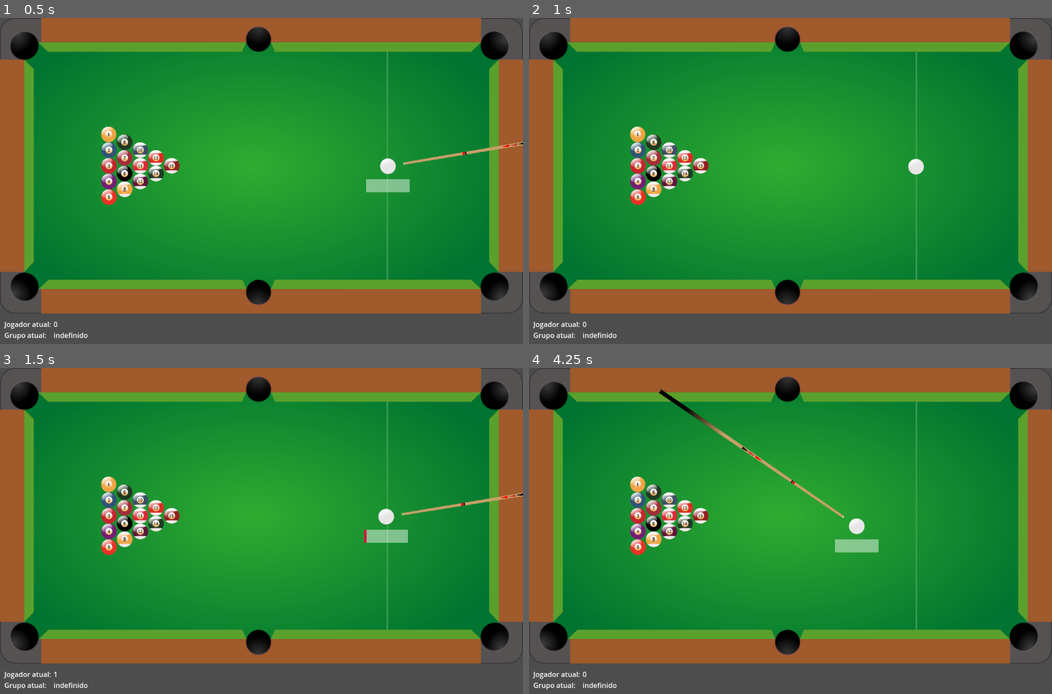
Above: before the commit, frames 1-4 (two rows, left to right).
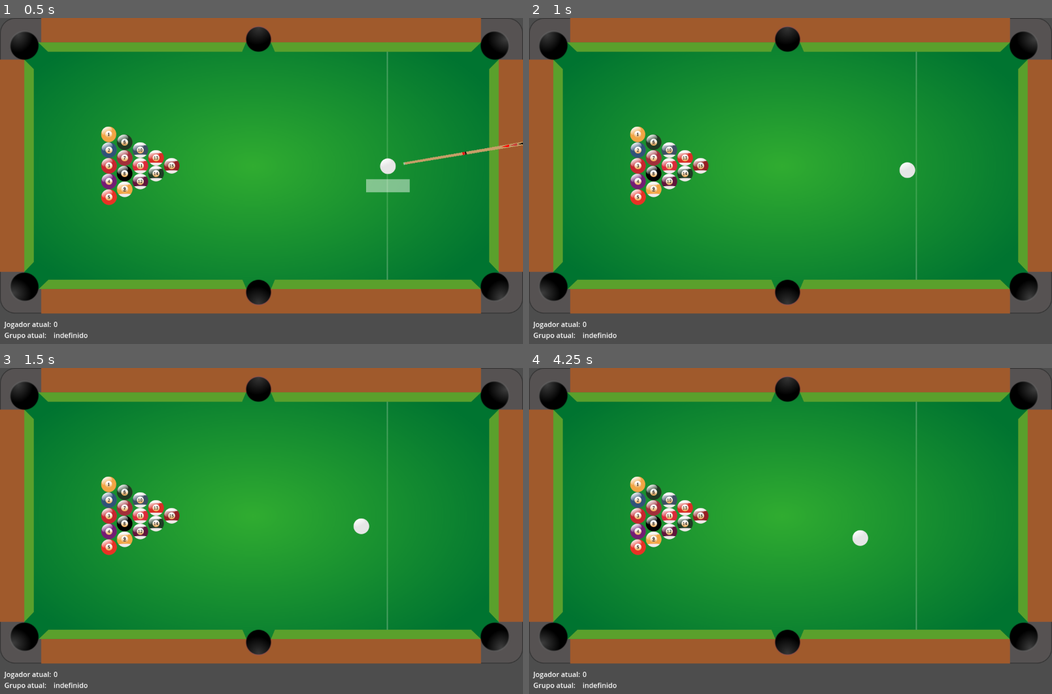
Above: after the commit, the same moments.

Repository: MathiasRLuz/Sinuca--8-Ball-Pool-
Game: Godot game, scene res://scenes/main.tscn
Two runs of this game, one before a commit and one after it. Both use one fixed random seed, a clock stepped at 60 frames per second and the inputs below.
Inputs (mouse positions are in pixels of both pictures, inside the frame that each line leads up to):
- Up to frame 1 (0.5 s): no input
- Up to frame 2 (1 s): tap Enter at 0.5 s; move the mouse to (905, 171) at 0.52 s; click (905, 171) at 0.67 s
- Up to frame 3 (1.5 s): move the mouse to (156, 553) at 1.27 s; click (156, 553) at 1.42 s
- Up to frame 4 (4.25 s): move the mouse to (842, 462) at 2.02 s; click (842, 462) at 2.17 s; move the mouse to (764, 605) at 2.77 s; click (764, 605) at 2.92 s; move the mouse to (947, 589) at 3.52 s; click (947, 589) at 3.67 s

Frame 1 is identical in both runs. In frame 2, 0.2% of the frame differs, in the area x 70-76%, y 43-50%; in frame 3, 0.8%; in frame 4, 1.0%, in the area x 24-67%, y 6-57%.

Commit message:
Update game Physics

Diff:
--- a/project.godot
+++ b/project.godot
@@ -22,8 +22,8 @@
 
 [physics]
 
+2d/default_gravity=0.0
 2d/default_gravity_vector=Vector2(0, 0)
-2d/default_linear_damp=1.5
 
 [rendering]
 
--- a/scenes/bola.tscn
+++ b/scenes/bola.tscn
@@ -1,8 +1,8 @@
 [gd_scene load_steps=4 format=3 uid="uid://drwm0yb1mdeo8"]
 
 [sub_resource type="PhysicsMaterial" id="PhysicsMaterial_yoek4"]
-friction = 0.45
-bounce = 5.0
+friction = 0.0
+bounce = 0.95
 
 [sub_resource type="CircleShape2D" id="CircleShape2D_ecgr8"]
 radius = 18.0278
@@ -11,7 +11,13 @@
 radius = 18.0
 
 [node name="Bola" type="RigidBody2D" groups=["bolas"]]
+mass = 1.5
 physics_material_override = SubResource("PhysicsMaterial_yoek4")
+gravity_scale = 0.0
+can_sleep = false
+max_contacts_reported = 1
+contact_monitor = true
+linear_damp = 0.7
 
 [node name="Sprite2D" type="Sprite2D" parent="."]
 texture_filter = 1
--- a/scenes/main.gd
+++ b/scenes/main.gd
@@ -5,7 +5,7 @@
 var ball_images := []
 var cue_ball
 const START_POS := Vector2(890,340)
-const MAX_POWER := 8.0
+const MAX_POWER := 30
 const MOVE_THRESHOLD := 5.0
 var taking_shot : bool
 var cue_ball_potted : bool
@@ -114,6 +114,7 @@
 			ball.get_node("Sprite2D").texture = ball_images[count]
 			count += 1
 			ball.name = str(count)
+			ball.continuous_cd = true
 			add_child(ball)
 		rows -= 1
 
--- a/scenes/main.tscn
+++ b/scenes/main.tscn
@@ -19,6 +19,7 @@
 [node name="Mesa" parent="." instance=ExtResource("1_f0rcr")]
 
 [node name="Taco" parent="." instance=ExtResource("4_q3lyd")]
+power_multiplier = 150
 
 [node name="PowerBar" type="ProgressBar" parent="."]
 z_index = 1
--- a/scenes/taco.gd
+++ b/scenes/taco.gd
@@ -3,14 +3,14 @@
 signal shoot
 var power : float = 0.0
 var power_direction : int = 1
-
+@export var power_multiplier : int
 # Called every frame. 'delta' is the elapsed time since the previous frame.
 func _process(_delta):
 	var mouse_pos := get_viewport().get_mouse_position()
 	look_at(mouse_pos)
 	# check for mouse clicks
 	if Input.is_mouse_button_pressed(MOUSE_BUTTON_LEFT):
-		power += power_direction * 0.1
+		power += power_direction * 0.3
 		if power >= get_parent().MAX_POWER:
 			power_direction = -1
 		elif power <= 0:
@@ -19,5 +19,9 @@
 		power_direction = 1
 		if power > 0 :
 			var dir = mouse_pos - position
+			dir = dir.normalized()
+			#power = get_parent().MAX_POWER
+			power *= power_multiplier
+			print((power * dir).length())
 			shoot.emit(power * dir)
 			power = 0
